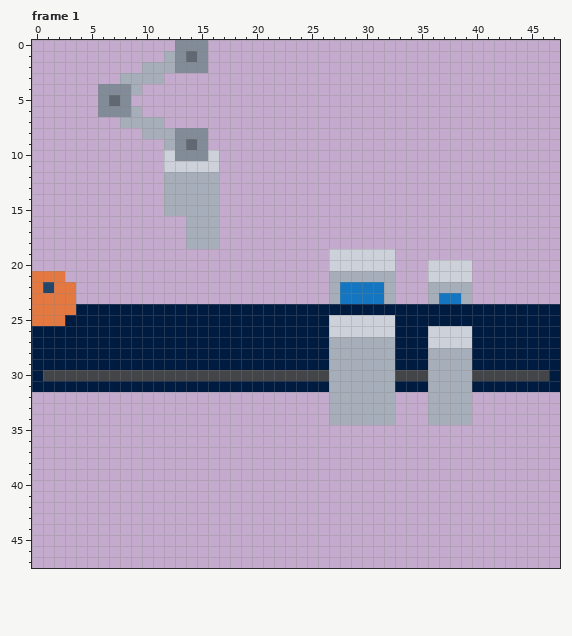
Two versions of one pixel-art file, Assets/2d/Aseprite/Aseprite Raws/Factory/DroneFactory.aseprite. That is the earlier state.
48x48 pixels, 49 frames. Shown: frame 1. The commit also changed other frames, which this record leaves out.
And afterwards:
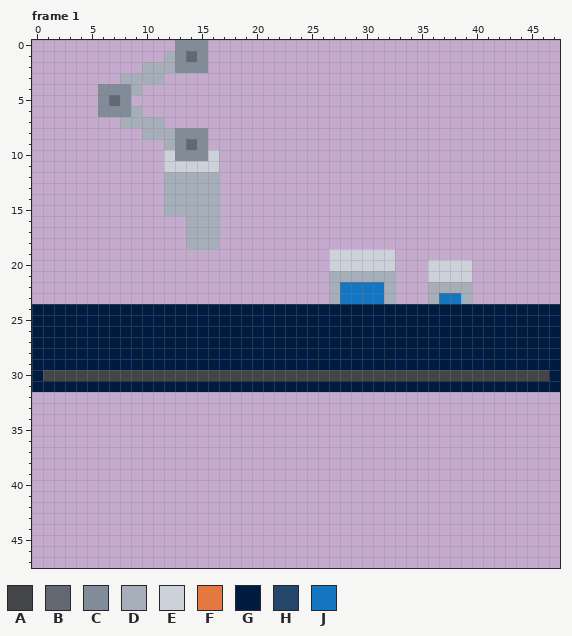
Palette (. is transparent): A #434549  B #626871  C #828b98  D #a6aeba  E #cdd2da  F #e37840  G #001b40  H #25466b  J #1476c0
From old to new:
layer "FrontWelders" now hidden
Changed rows in their new state; - is an unchanged pixel.
Frame 1:
first column x 0:
21 ...-------------------------------------
22 ....------------------------------------
23 ....------------------------------------
24 GGGG------------------------------------
25 GGG------------------------GGGGGG-------
26 ---------------------------GGGGGG---GGGG
27 ---------------------------GGGGGG---GGGG
28 ---------------------------GGGGGG---GGGG
29 ---------------------------GGGGGG---GGGG
30 ---------------------------AAAAAA---AAAA
31 ---------------------------GGGGGG---GGGG
32 ---------------------------......---....
33 ---------------------------......---....
34 ---------------------------......---....
Where, in picture pixels (left, top, right, bottom), the same in both pictures:
changed: (32, 271, 76, 326)
changed: (329, 315, 395, 425)
changed: (428, 326, 472, 425)
